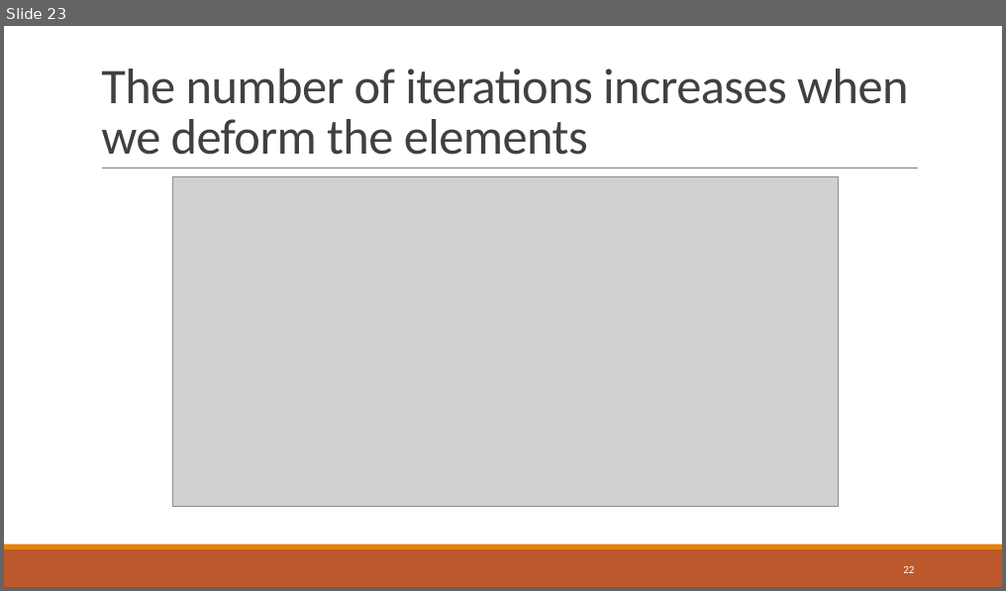
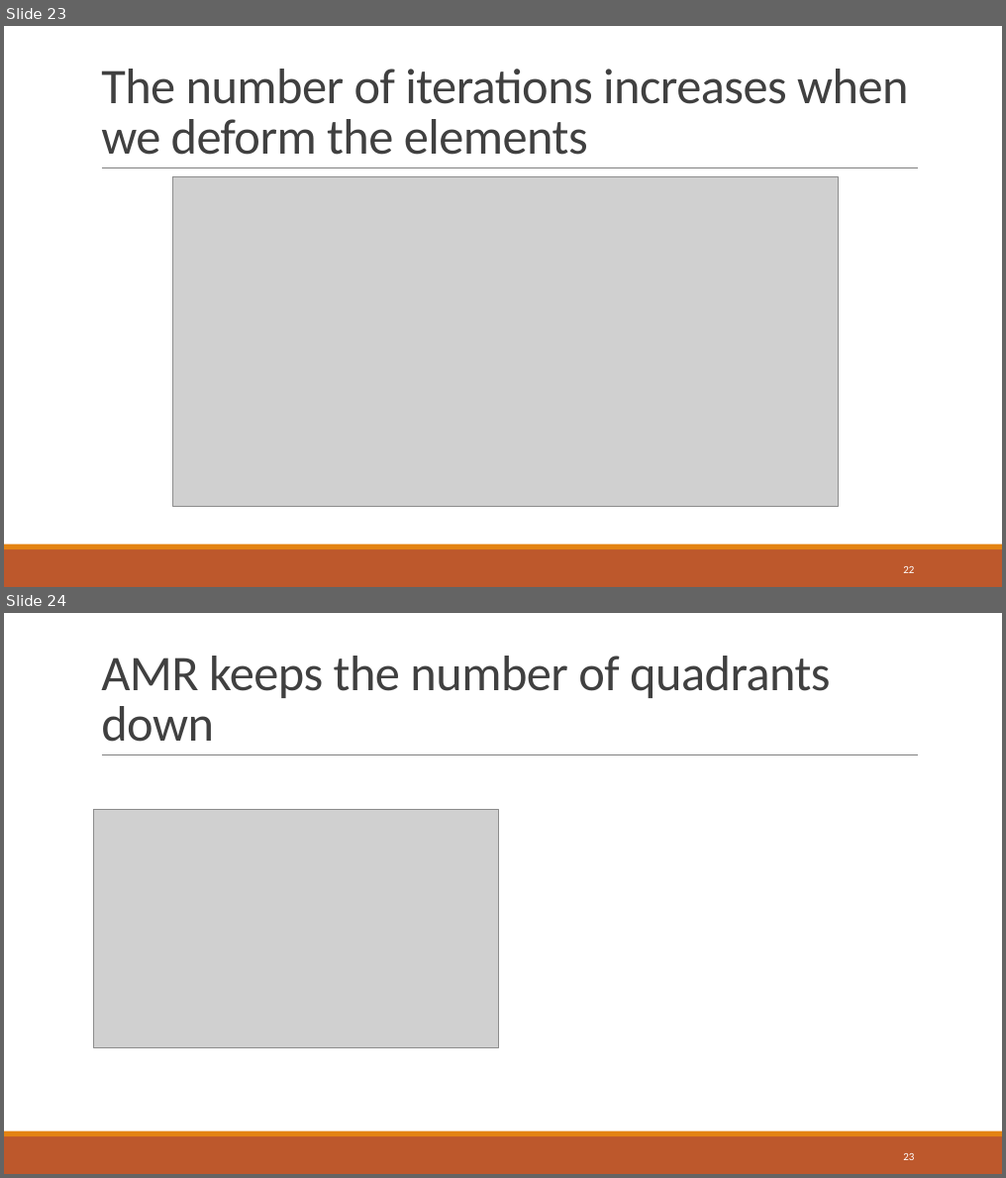
Before and after one commit to dweicker/pres, a slide deck: thesis.pptx. Shown one above the other, each under a label of ours: slide 23 before the commit, slides 23 and 24 after it. The pictures are 1006x591 and 1006x1178 pixels, drawn with LibreOffice and Linux fonts; fonts in the diff are those of the drawing; grey boxes stand for pictures. Boxes give left, top, right and bottom in pixels: in the first picture for what was removed or moved away, otherwise in the second. Text is boxed around its words. In the diff, an @@ line names an element or a change of style, - is before the commit and + after.

```diff
--- a/thesis.pptx
+++ b/thesis.pptx
@@ slide 24 added at [4, 613, 1002, 1174], background #FFFFFF; not listed: 3 template elements that a slide beside it also shows @@
@@ title added at [101, 656, 831, 742], 48 pt, text #404040 @@
+AMR keeps the number of quadrants down
@@ picture added at [94, 809, 498, 1048] @@
@@ page number added at [903, 1154, 914, 1160], 10.5 pt, text #FFFFFF @@
+23
```
Also in this commit, not shown: 1 slide changed, 3 other slides added, 5 other files.
